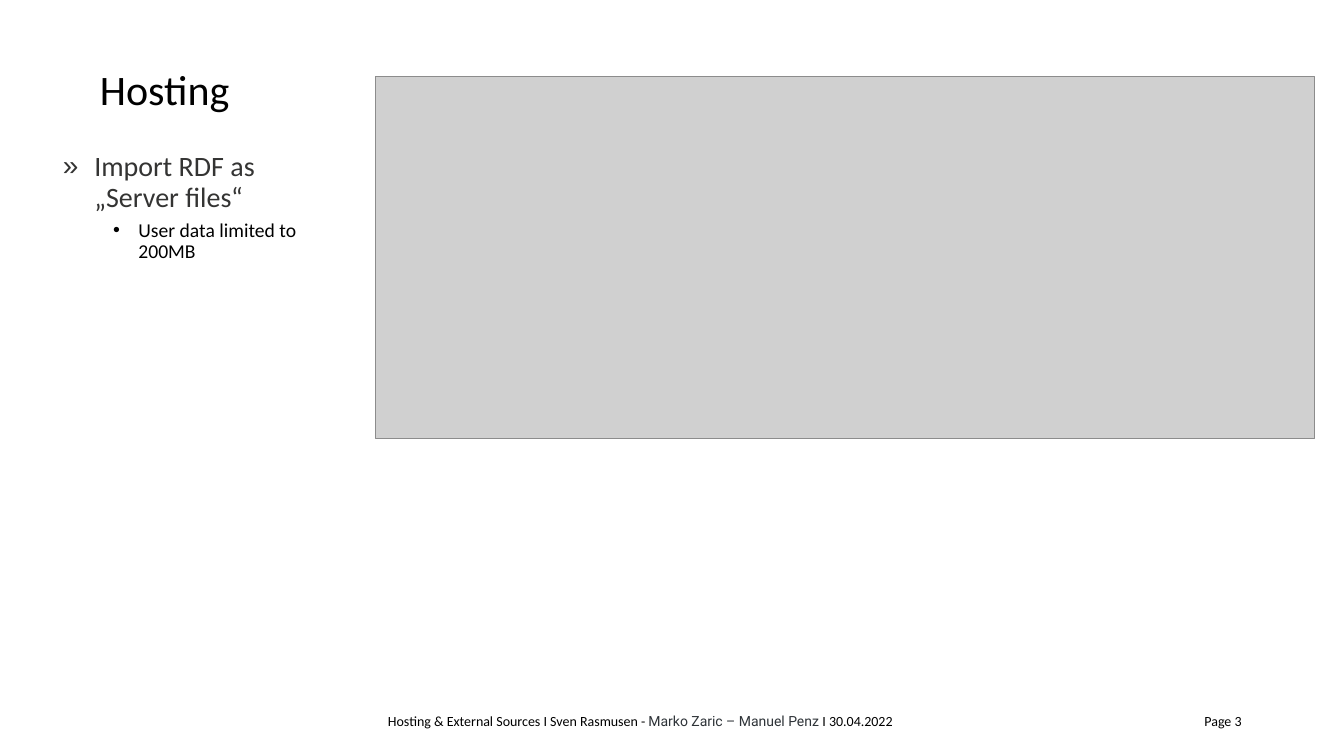
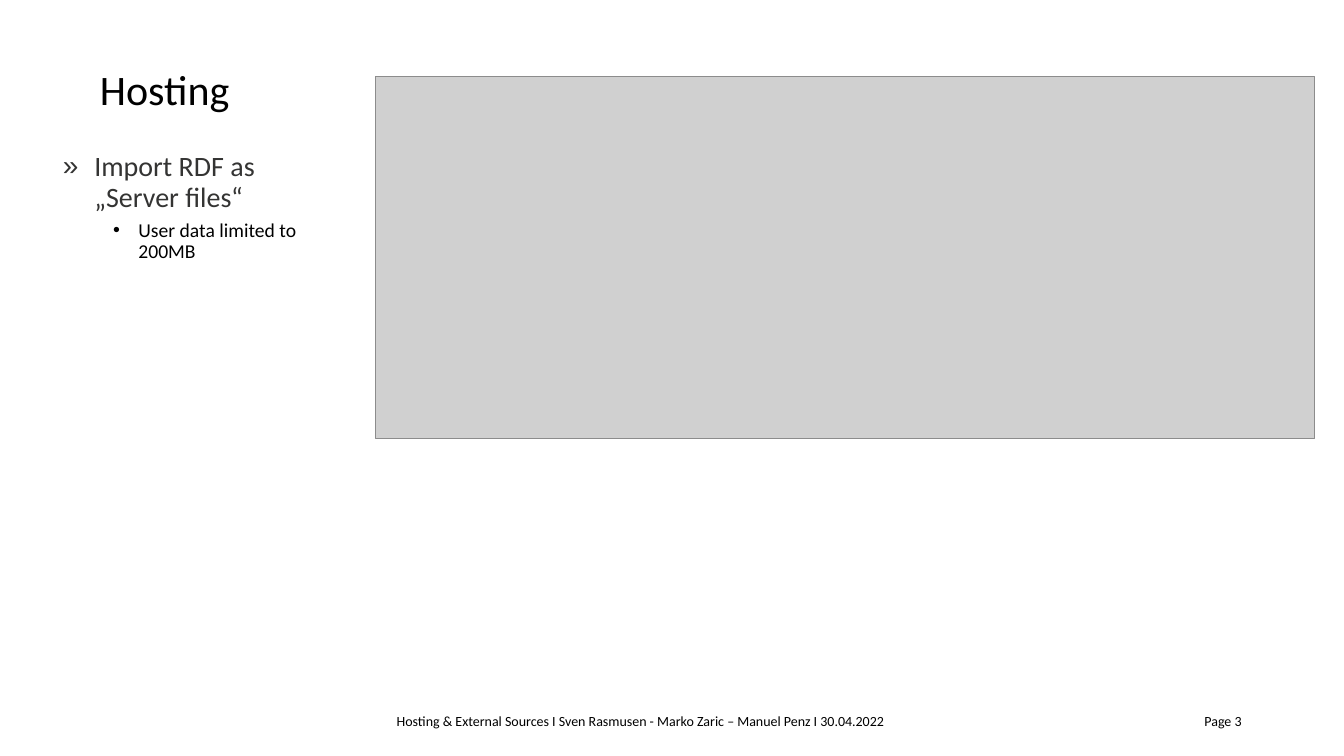
Before and after one commit to csar8594/GTKG, a slide deck: slide 3 of Task 1/pres_1.pptx. Drawn at 1344x756 pixels with LibreOffice and Linux fonts; fonts in the diff are those of the drawing; grey boxes stand for pictures; background and template pictures are left out. Boxes give left, top, right and bottom in pixels: in the first picture for what was removed or moved away, otherwise in the second. Text is boxed around its words. In the diff, an @@ line names an element or a change of style, - is before the commit and + after.

```diff
--- a/Task 1/pres_1.pptx
+++ b/Task 1/pres_1.pptx
@@ text "Hosting & External Sources I ..." at bbox=[397, 716, 884, 729]: font Roboto to Calibri, text colour #2E3338 to #000000 in "Marko Zaric – Manuel Penz" @@
```
Also in this commit, not shown: 5 other slides changed, 1 slide added.
